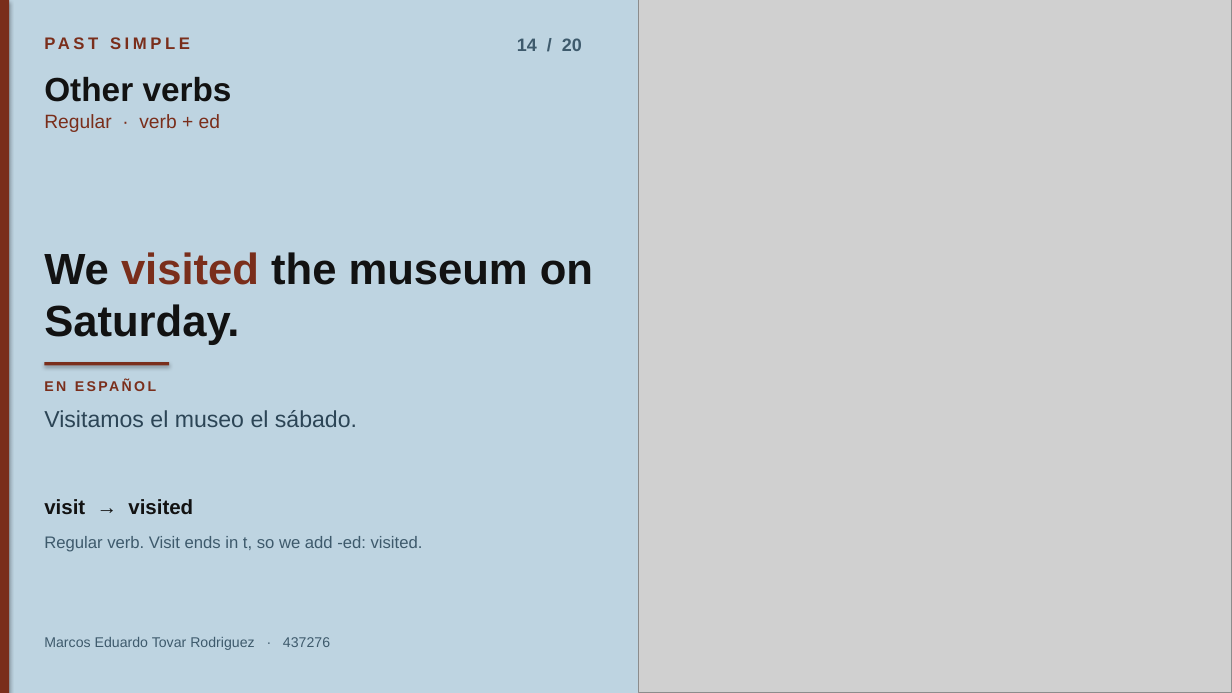
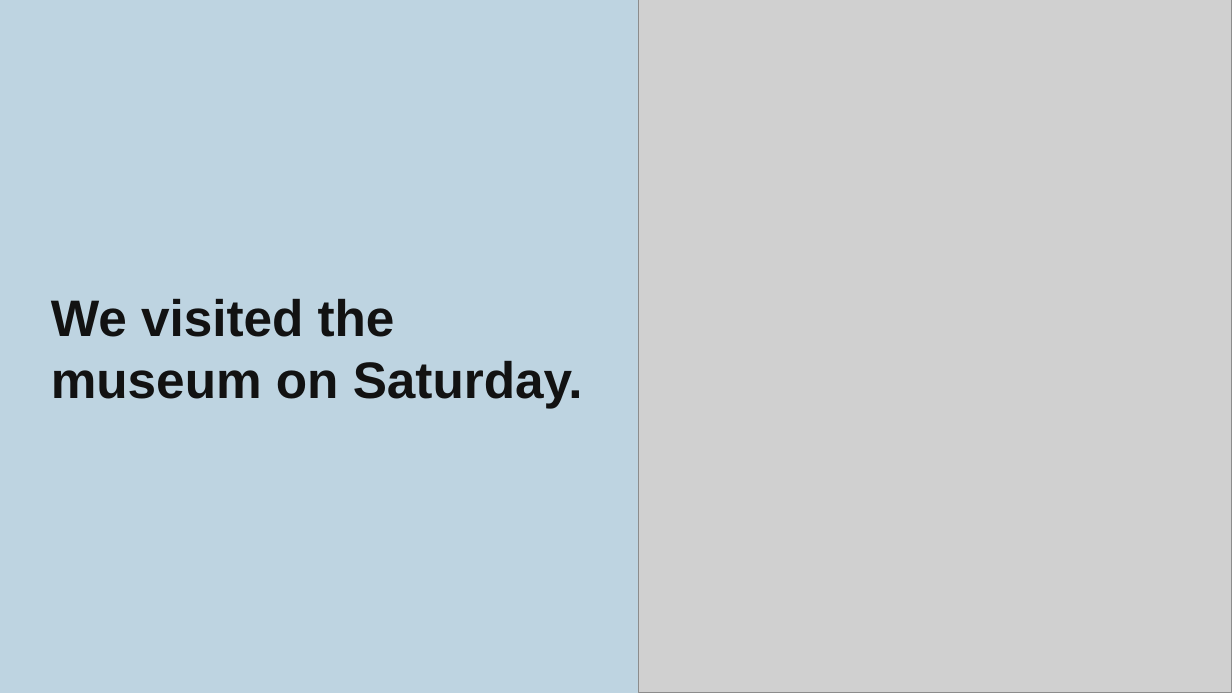
Before and after one commit to etovar-bit/practicaevtetovar, a slide deck: slide 15 of Past_simple_Marcos_Eduardo_Tovar.pptx. Drawn at 1232x693 pixels with LibreOffice and Linux fonts; fonts in the diff are those of the drawing; grey boxes stand for pictures. Boxes give left, top, right and bottom in pixels: in the first picture for what was removed or moved away, otherwise in the second. Text is boxed around its words. In the diff, an @@ line names an element or a change of style, - is before the commit and + after.

```diff
--- a/Past_simple_Marcos_Eduardo_Tovar.pptx
+++ b/Past_simple_Marcos_Eduardo_Tovar.pptx
@@ rectangle removed at box(0, 0, 9, 693) @@
@@ text removed at box(44, 33, 377, 63) @@
-PAST SIMPLE
@@ text removed at box(517, 38, 582, 51) @@
-14 / 20
@@ text removed at box(44, 77, 232, 102) @@
-Other verbs
@@ text removed at box(44, 114, 220, 132) @@
-Regular · verb + ed
@@ text "We visited the museum on ...": place and size @@
-text "We visited the museum on ..." at box(44, 252, 593, 345)
+text "We visited the museum on ..." at box(51, 299, 583, 409)
@@ text "We visited the museum on ..." at box(51, 299, 583, 409): size 34 to 40 pt; text colour #7A2E1B to #121212 in "visited"; line spacing 0.98 to 1.02; vertical alignment bottom to middle @@
@@ rectangle removed at box(44, 362, 169, 366) @@
@@ text removed at box(44, 377, 580, 401) @@
-EN ESPAÑOL
@@ text removed at box(44, 410, 357, 427) @@
-Visitamos el museo el sábado.
@@ text removed at box(44, 499, 193, 514) @@
-visit → visited
@@ text removed at box(44, 536, 423, 552) @@
-Regular verb. Visit ends in t, so we add -ed: visited.
@@ text removed at box(44, 637, 330, 650) @@
-Marcos Eduardo Tovar Rodriguez · 437276
```
Also in this commit, not shown: 18 other slides changed, 1 slide added, 1 slide removed.
